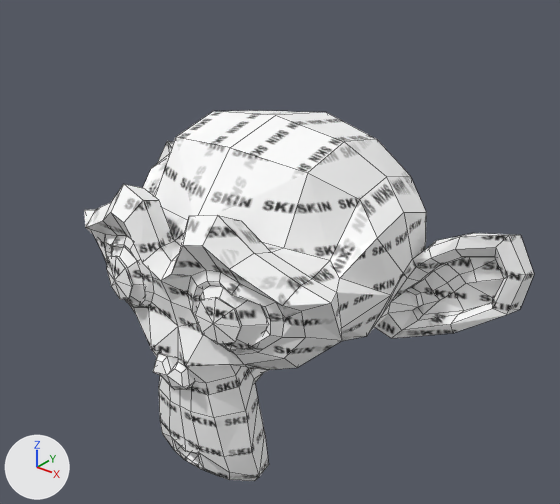
The Blender file packages/vr-engine/assets/rootlib.blend, before and after one commit.
The view is the same before and after, from a 50 mm lens placed at (2.57, -3.09, 2.14), pointed at (0.19, -0.12, 0.3). Arrows for +X, +Y and +Z are at lower left; the lights stay in place. The older version comes first. Mesh edges are drawn as thin lines.

Names of what the first picture shows: 'Suzanne'.
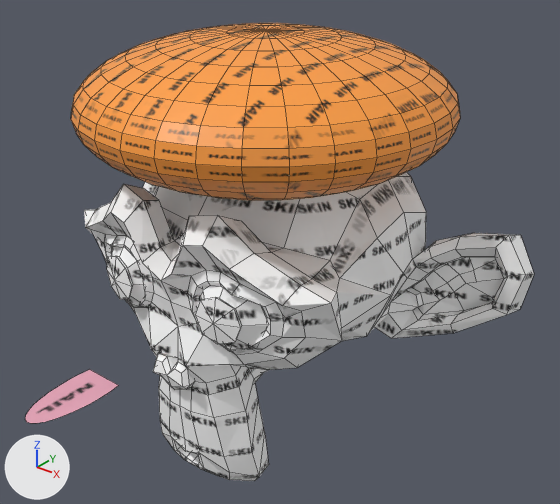
Boxes [x1, y1, x2, y2] around the edits, measured in the pictures (560 x 504 px):
'Sphere', added (orange): after [71, 23, 460, 200]
'Circle', added (pink): after [25, 370, 119, 423]

Diff of the bpy script that builds the scene:
```diff
--- a/packages/vr-engine/assets/rootlib.blend.py
+++ b/packages/vr-engine/assets/rootlib.blend.py
@@ img_nail_placeholder_png @@
+img_nail_placeholder_png = load_image('nail_placeholder.png', '_unpacked/nail_placeholder.png', 32, 32, 'sRGB')
@@ img_hair_placeholder_png @@
+img_hair_placeholder_png = load_image('hair_placeholder.png', '_unpacked/hair_placeholder.png', 32, 32, 'sRGB')
@@ mat_mat_nail @@
+mat_mat_nail = bpy.data.materials.new('Mat_Nail')
+# uses the picture img_nail_placeholder_png
@@ mat_mat_hair @@
+mat_mat_hair = bpy.data.materials.new('Mat_Hair')
+# uses the picture img_hair_placeholder_png
@@ me_circle @@
+me_circle.from_pydata(...)  # 21 vertices, 1 face; spans x -1.0..1.0, y -1.0..0.38, z 0.0
+me_circle.materials.append(mat_mat_nail)
@@ me_sphere @@
+me_sphere.from_pydata(...)  # a UV sphere (32 segments, 16 rings, poles along z) spanning x -1.0..1.0, y -1.0..1.0, z 0.69..1.44
+me_sphere.materials.append(mat_mat_hair)
@@ ob_circle @@
+ob_circle = bpy.data.objects.new('Circle', me_circle)
+ob_circle.location = (0.0, -1.339, 0.0)
+ob_circle.scale = (0.114, 0.311, 0.327)
@@ ob_sphere @@
+ob_sphere = bpy.data.objects.new('Sphere', me_sphere)
+ob_sphere.location = (0.0, 0.0, 0.0)
```
